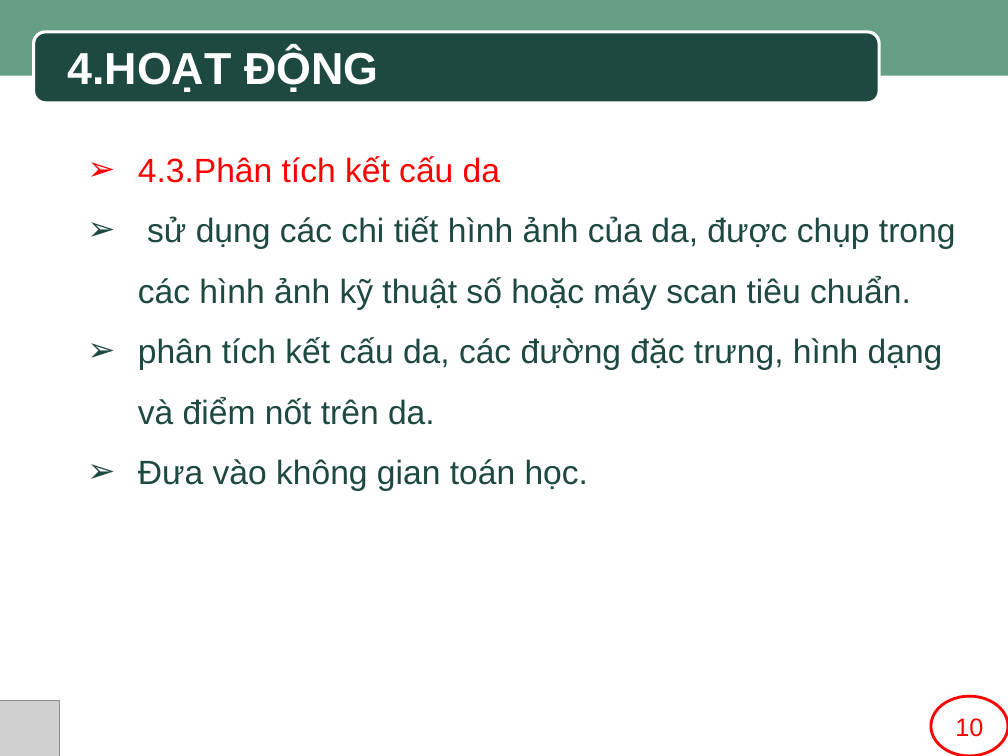
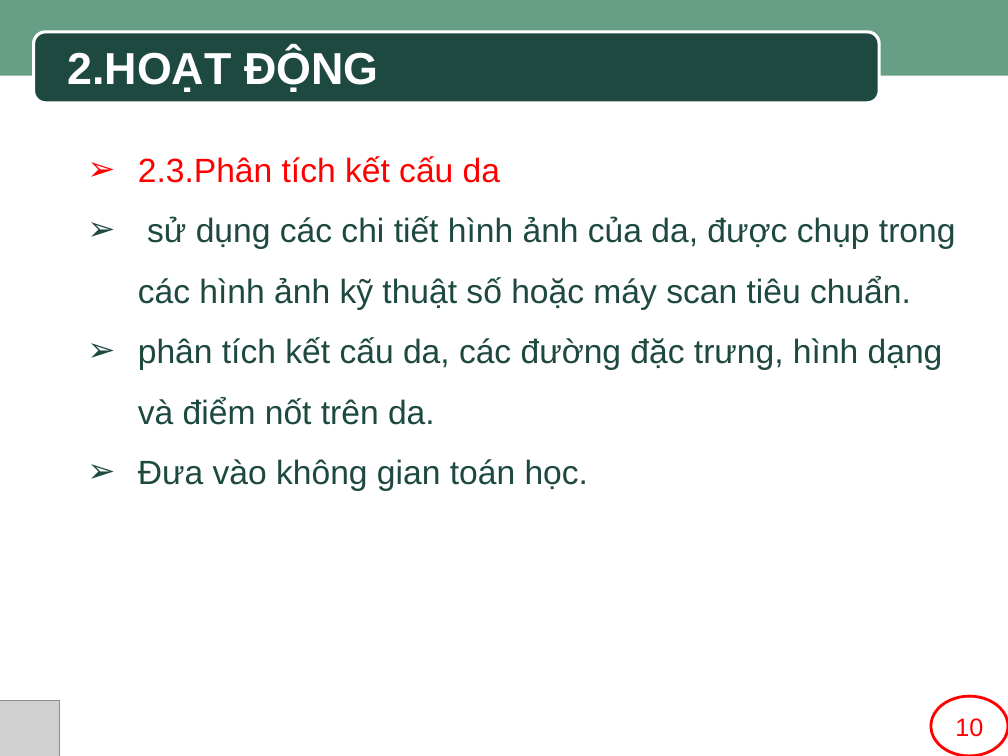
Before and after one commit to SaintLaurentxTran/hutech-23dthd4-nhom7, a slide deck: slide 9 of BÀI THUYẾT TRÌNH MẪU.pptx (slide 10 before the commit). Drawn at 1008x756 pixels with LibreOffice and Linux fonts; fonts in the diff are those of the drawing; grey boxes stand for pictures; background and template pictures are left out. Boxes give left, top, right and bottom in pixels: in the first picture for what was removed or moved away, otherwise in the second. Text is boxed around its words. In the diff, an @@ line names an element or a change of style, - is before the commit and + after.

```diff
--- a/BÀI THUYẾT TRÌNH MẪU.pptx
+++ b/BÀI THUYẾT TRÌNH MẪU.pptx
@@ text at box(67, 49, 378, 92): text changed @@
-4.HOẠT ĐỘNG
+2.HOẠT ĐỘNG
@@ text at box(138, 156, 500, 183): text changed @@
-➢ 4.3.Phân tích kết cấu da
+➢ 2.3.Phân tích kết cấu da
```
Also in this commit, not shown: 4 other slides changed.
